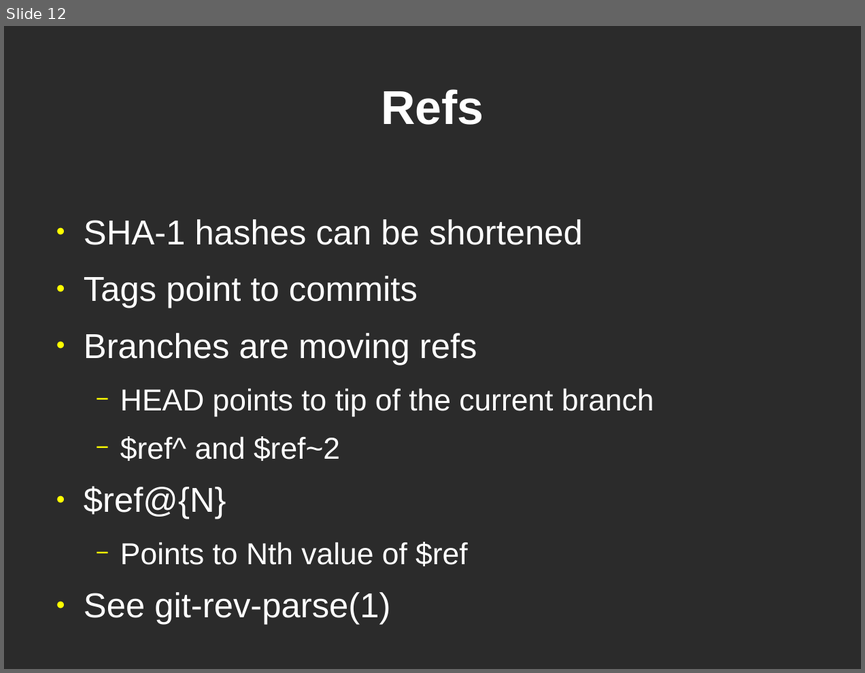
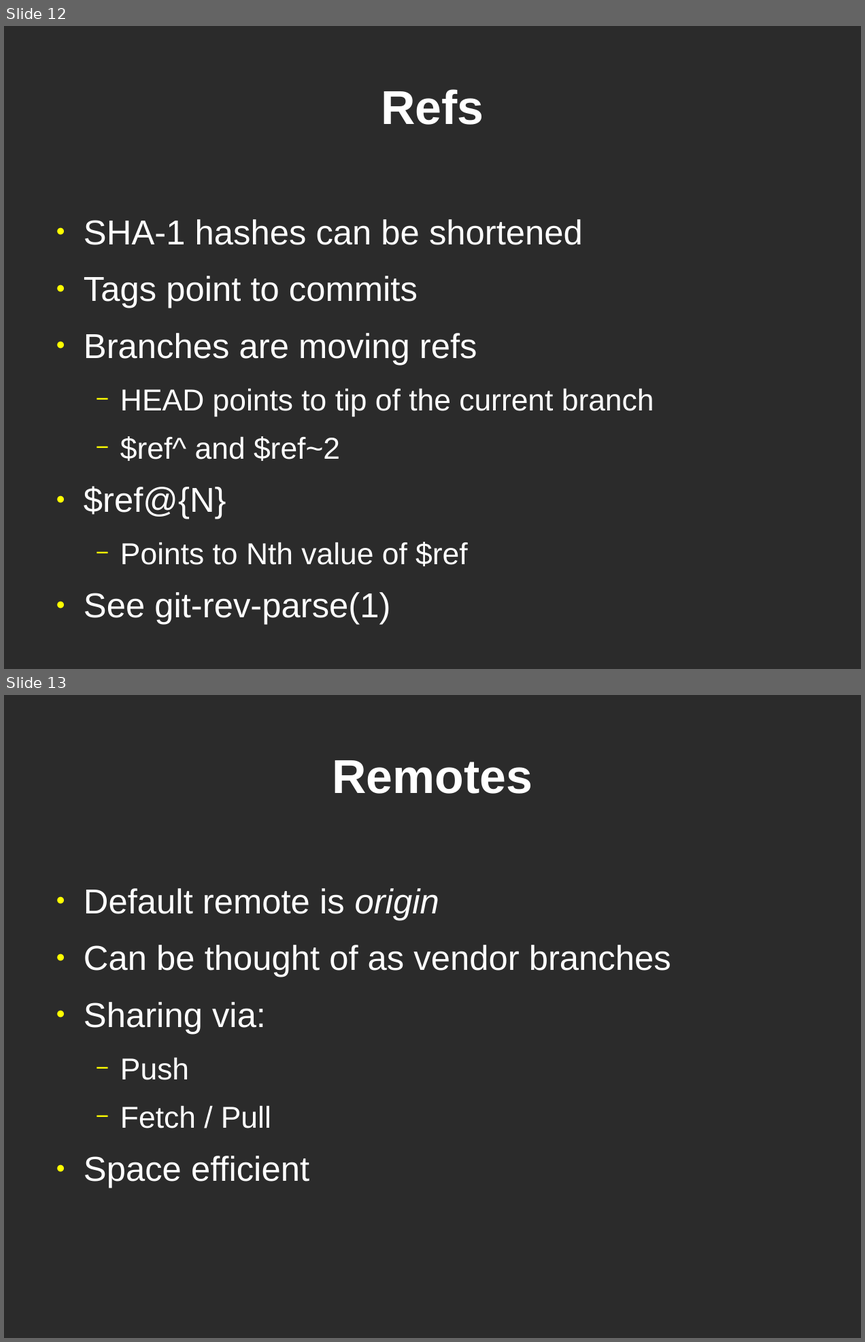
Before and after one commit to bjc/dvcs-git-slides, a slide deck: git.odp. Shown one above the other, each under a label of ours: slide 12 before the commit, slides 12 and 13 after it. The pictures are 865x673 and 865x1342 pixels, drawn with LibreOffice and Linux fonts; fonts in the diff are those of the drawing; background and template pictures are left out; a plain dark background stands for a picture behind light text. Boxes give left, top, right and bottom in pixels: in the first picture for what was removed or moved away, otherwise in the second. Text is boxed around its words. In the diff, an @@ line names an element or a change of style, - is before the commit and + after.

```diff
--- a/git.odp
+++ b/git.odp
@@ slide 13 added at [4, 695, 861, 1338], background picture (left out) @@
@@ title added at [332, 760, 532, 794], 44 pt, text #FFFFFF, bold @@
+Remotes
@@ text added at [84, 888, 671, 1188], 32 pt, text #FFFFFF @@
+● Default remote is origin
+● Can be thought of as vendor branches
+● Sharing via:
+  − Push
+  − Fetch / Pull
+● Space efficient
```
Also in this commit, not shown: 11 other slides added, 1 other file.
